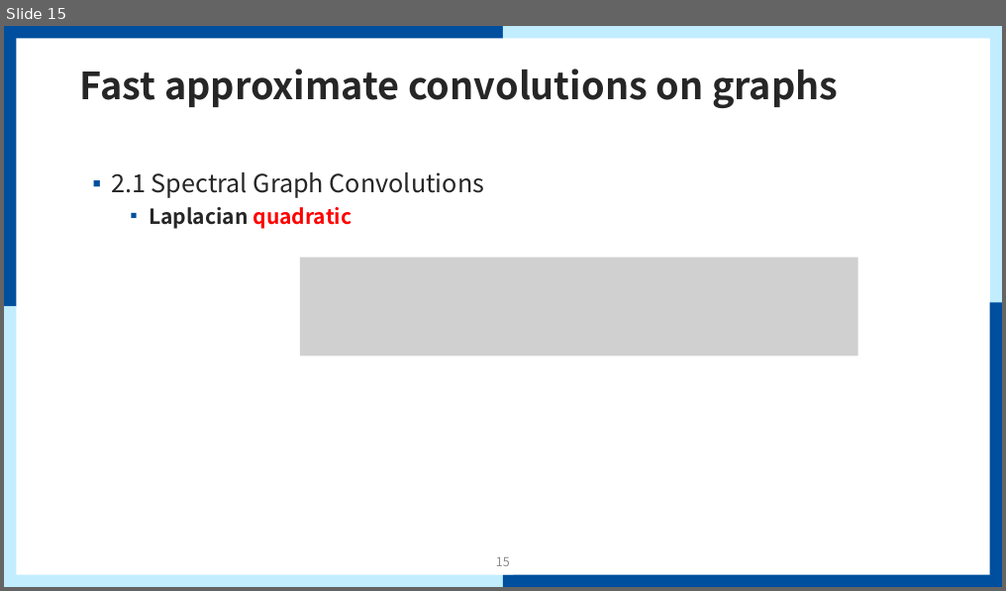
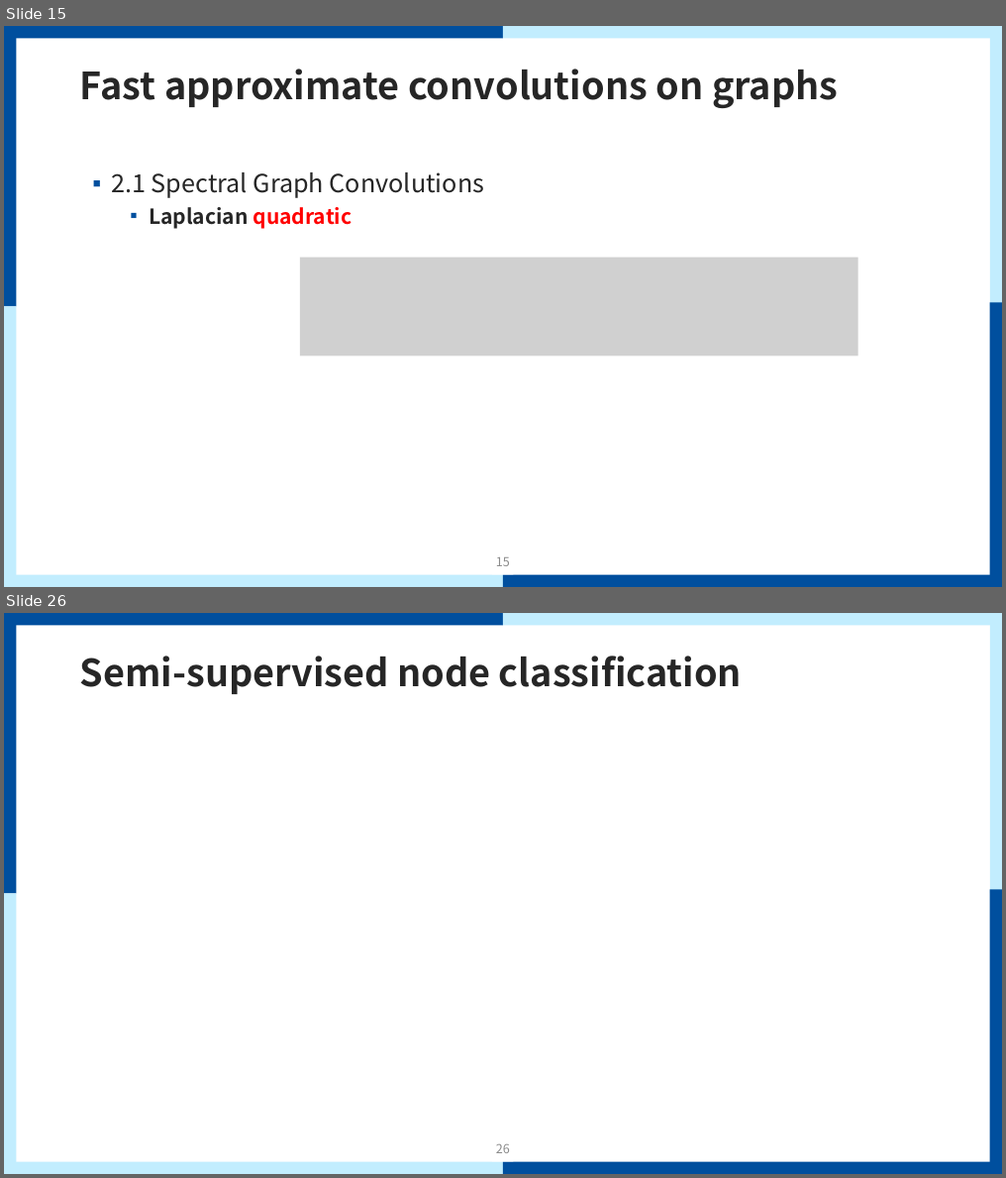
Before and after one commit to mmvv11/GraduateStudies, a slide deck: papers/review/GCN Review.pptx. Shown one above the other, each under a label of ours: slide 15 before the commit, slides 15 and 26 after it; the slides between them are not shown. The pictures are 1006x591 and 1006x1178 pixels, drawn with LibreOffice and Linux fonts; fonts in the diff are those of the drawing; grey boxes stand for pictures; background and template pictures are left out. Boxes give left, top, right and bottom in pixels: in the first picture for what was removed or moved away, otherwise in the second. Text is boxed around its words. In the diff, an @@ line names an element or a change of style, - is before the commit and + after.

```diff
--- a/papers/review/GCN Review.pptx
+++ b/papers/review/GCN Review.pptx
@@ slide 26 added at [4,613,1002,1174], background #FFFFFF; not listed: 9 template elements that a slide beside it also shows @@
@@ title added at [80,656,742,694], 36 pt, text #262626, bold @@
+Semi-supervised node classification
@@ page number added at [496,1145,510,1154], 12 pt, text #8C8C8C @@
+26
```
Also in this commit, not shown: 1 slide changed, 10 other slides added.
